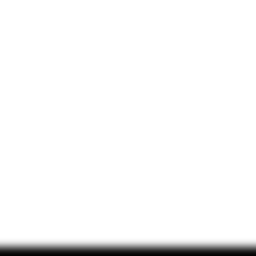
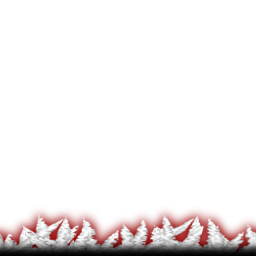
Before/after of a 256 x 256 layered artwork. What changed in the layer stack:
hid "Layer 2" over [0, 214, 256, 254]
added layer "Layer 4" above "Layer 5" over [0, 213, 256, 254]
added layer "Layer 5" above "Layer 1" over [0, 207, 256, 254]
